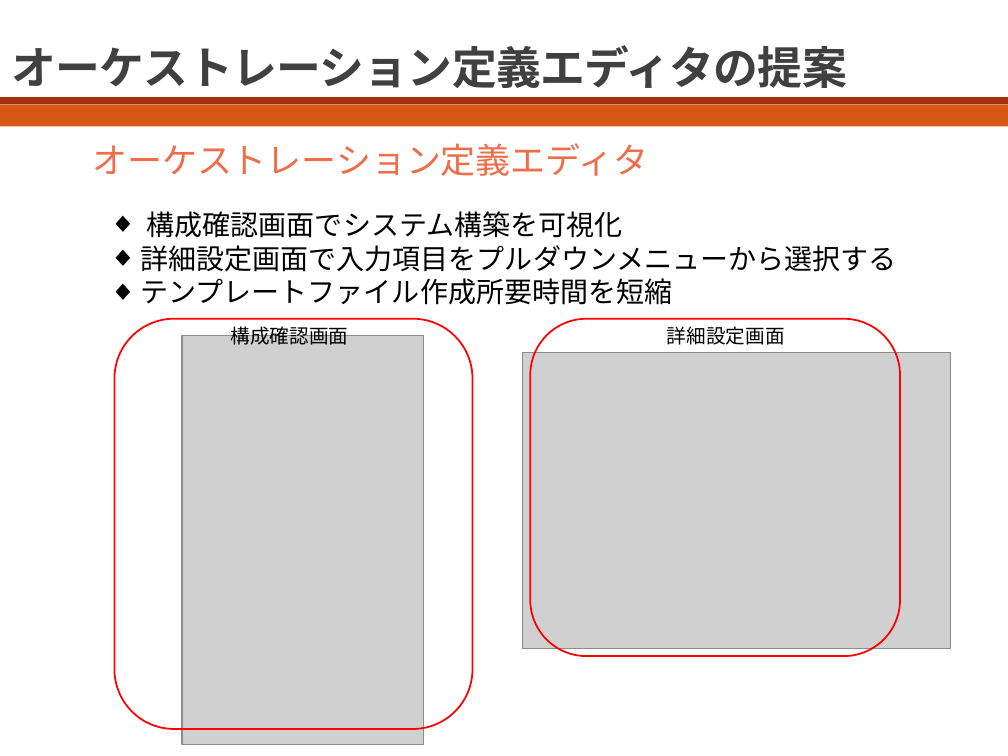
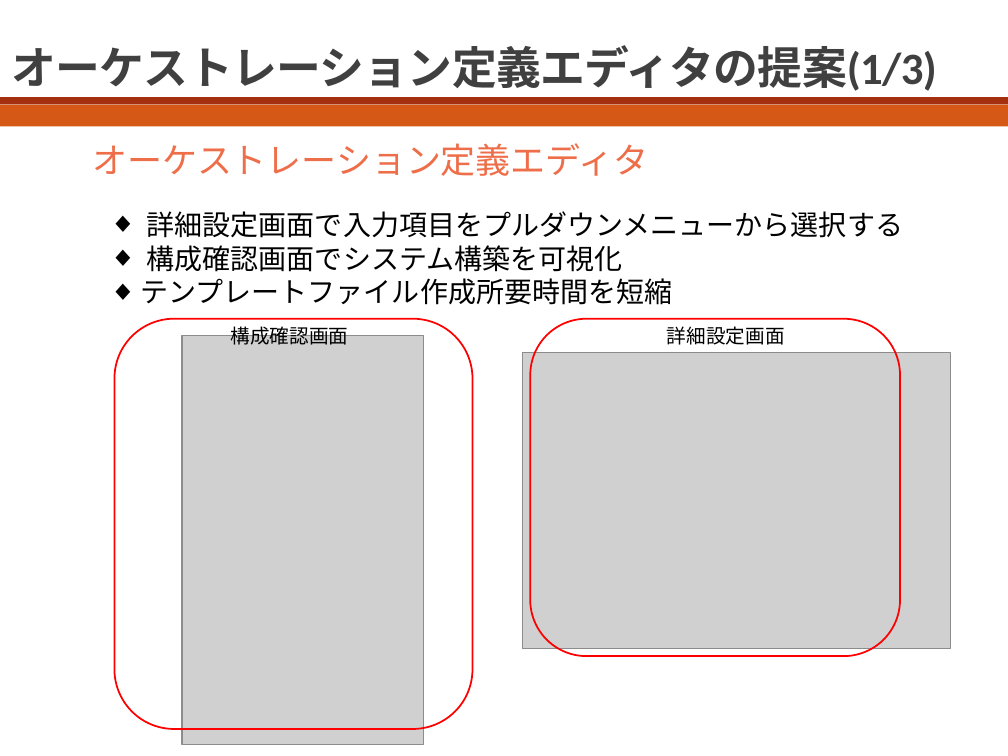
Before and after one commit to bokuhide/GUIToolCreate, a slide deck: slide 6 of 卒業論文本体/発表用スライド.pptx. Drawn at 1008x756 pixels with LibreOffice and Linux fonts; fonts in the diff are those of the drawing; grey boxes stand for pictures. Boxes give left, top, right and bottom in pixels: in the first picture for what was removed or moved away, otherwise in the second. Text is boxed around its words. In the diff, an @@ line names an element or a change of style, - is before the commit and + after.

```diff
--- a/卒業論文本体/発表用スライド.pptx
+++ b/卒業論文本体/発表用スライド.pptx
@@ title at (12, 45, 937, 91): text changed @@
-オーケストレーション定義エディタの提案
+オーケストレーション定義エディタの提案(1/3)
@@ text at (147, 211, 903, 238): paragraph added @@
+◆ 詳細設定画面で入力項目をプルダウンメニューから選択する
@@ text at (140, 245, 896, 272): paragraph removed @@
-◆ 詳細設定画面で入力項目をプルダウンメニューから選択する
```
Also in this commit, not shown: 9 other slides changed, 1 slide added, 17 other files.
